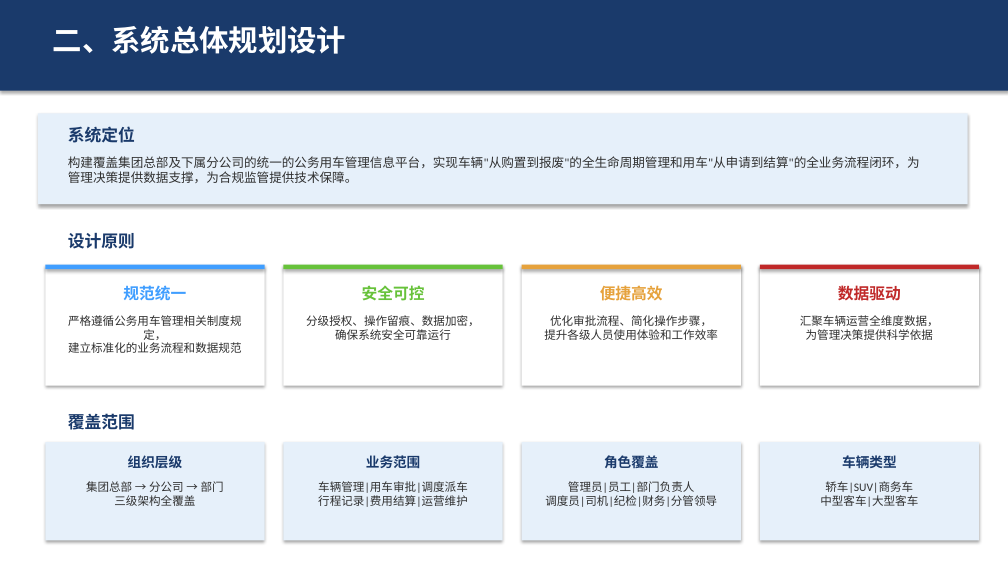
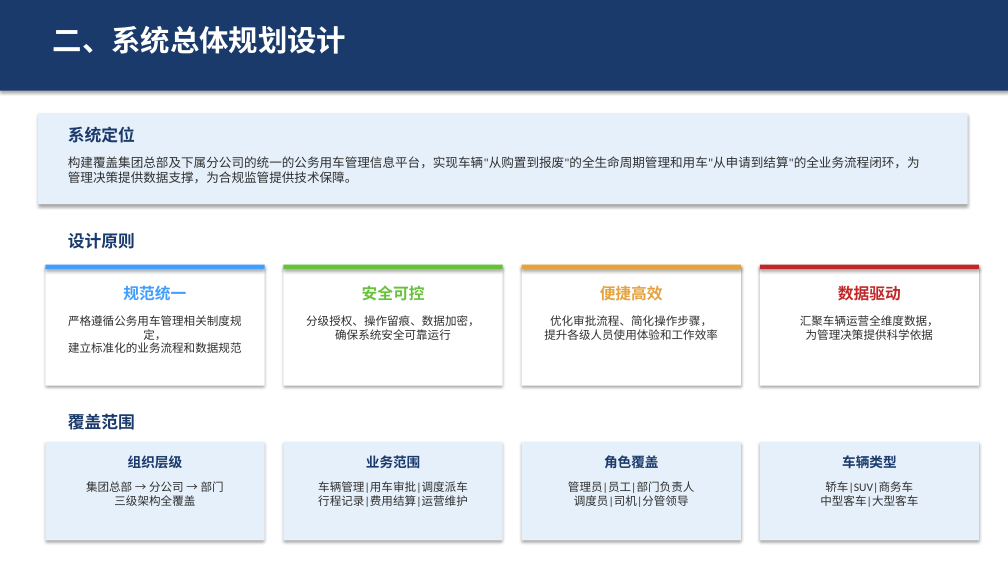
Before and after one commit to huaijiannan/vehicle-mokeycode, a slide deck: slide 3 of 公务用车管理信息系统-汇报方案.pptx. Drawn at 1008x567 pixels with LibreOffice and Linux fonts; fonts in the diff are those of the drawing. Boxes give left, top, right and bottom in pixels: in the first picture for what was removed or moved away, otherwise in the second. Text is boxed around its words. In the diff, an @@ line names an element or a change of style, - is before the commit and + after.

Commit message:
chore: 删除汇报PPT中纪检监察和财务人员角色，8种→6种 Co-authored-by: monkeycode-ai <monkeycode-ai@chaitin.com>

```diff
--- a/公务用车管理信息系统-汇报方案.pptx
+++ b/公务用车管理信息系统-汇报方案.pptx
@@ text at (568, 481, 694, 507): text changed @@
-管理员|员工|部门负责人
-调度员|司机|纪检|财务|分管领导
+管理员|员工|部门负责人
+调度员|司机|分管领导
```
Also in this commit, not shown: 4 other slides changed, 2 other files.
